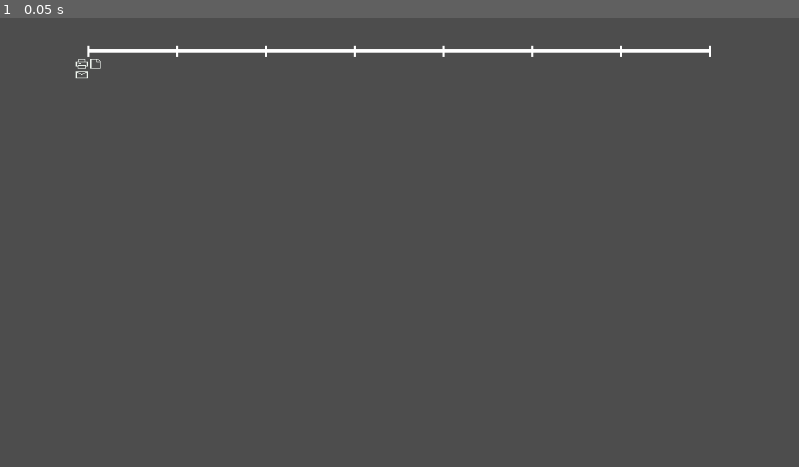
Above: before the commit, frame 1.
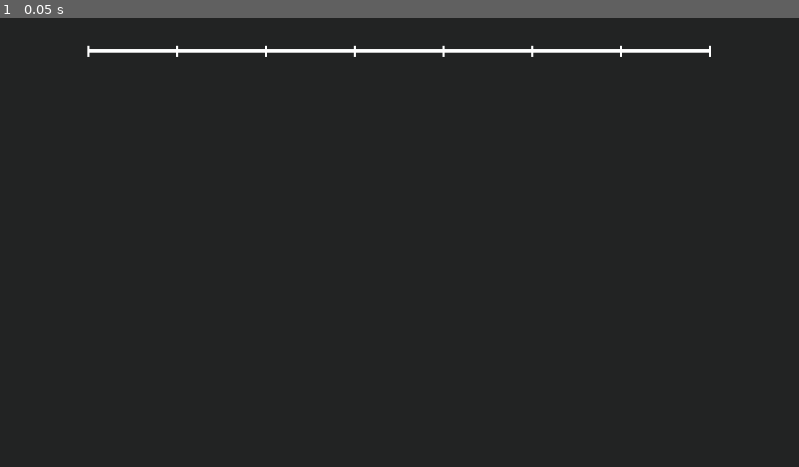
Above: after the commit, the same moment.

Repository: dch777/loopy-llc
Game: Godot game, scene res://ui/timeline.tscn
Two runs of this game, one before a commit and one after it. Both use one fixed random seed, a clock stepped at 60 frames per second and the inputs below. This scene is started directly instead of the project's main scene.
Inputs:
- Up to frame 1 (0.05 s): no input

The runs differ from the first frame. In frame 1, 99% of the frame differs, in the area x 0-100%, y 0-100%.

Commit message:
timeline and progress bar stuff

Diff:
--- /dev/null
+++ b/assets/sprites/task-0.tres
@@ -0,0 +1,7 @@
+[gd_resource type="AtlasTexture" load_steps=2 format=3 uid="uid://cjxqr5f7atlco"]
+
+[ext_resource type="Texture2D" uid="uid://d0obmp2hqs8q0" path="res://assets/sprites/taskicons.png" id="1_pmjqb"]
+
+[resource]
+atlas = ExtResource("1_pmjqb")
+region = Rect2(0, 0, 16, 16)
--- /dev/null
+++ b/assets/sprites/task-1.tres
@@ -0,0 +1,7 @@
+[gd_resource type="AtlasTexture" load_steps=2 format=3 uid="uid://xj28evdknbt"]
+
+[ext_resource type="Texture2D" uid="uid://d0obmp2hqs8q0" path="res://assets/sprites/taskicons.png" id="1_ukcrr"]
+
+[resource]
+atlas = ExtResource("1_ukcrr")
+region = Rect2(16, 0, 16, 16)
--- /dev/null
+++ b/assets/sprites/task-2.tres
@@ -0,0 +1,7 @@
+[gd_resource type="AtlasTexture" load_steps=2 format=3 uid="uid://bf1fl45von1vn"]
+
+[ext_resource type="Texture2D" uid="uid://d0obmp2hqs8q0" path="res://assets/sprites/taskicons.png" id="1_gff0x"]
+
+[resource]
+atlas = ExtResource("1_gff0x")
+region = Rect2(0, 16, 16, 16)
--- a/project.godot
+++ b/project.godot
@@ -41,3 +41,4 @@
 [rendering]
 
 textures/canvas_textures/default_texture_filter=0
+environment/defaults/default_clear_color=Color(0.133333, 0.137255, 0.137255, 1)
--- /dev/null
+++ b/scripts/timeline.gd
@@ -0,0 +1,33 @@
+extends Control
+
+@onready var task_icon_0 = load("res://assets/sprites/task-0.tres")
+@onready var task_icon_1 = load("res://assets/sprites/task-1.tres")
+@onready var task_icon_2 = load("res://assets/sprites/task-2.tres")
+
+# Called when the node enters the scene tree for the first time.
+func _ready() -> void:
+	#var schedule = {
+		#1: [0],
+		#2: [1],
+		#3: [],
+		#4: [],
+		#5: [2],
+		#6: [],
+		#7: [],
+		#8: [0, 1, 2]
+	#}
+	#add_tasks(schedule)
+	pass # Replace with function body.
+
+func add_tasks(schedule: Dictionary) -> void:
+	for i in range(1, 9):
+		for j in schedule[i]:
+			var icon = TextureRect.new()
+			if j == 0:
+				icon.texture = task_icon_0
+			elif j == 1:
+				icon.texture = task_icon_1
+			elif j == 2:
+				icon.texture = task_icon_2
+			var vbox_path = "Line2D/Hour%s/VBoxContainer" % i
+			get_node(vbox_path).add_child(icon)
--- /dev/null
+++ b/ui/status_bar.gdshader
@@ -0,0 +1,32 @@
+shader_type canvas_item;
+
+uniform vec4 happy_color : source_color = vec4(0.357, 0.702, 0.38, 1.0);
+uniform vec4 tired_color : source_color = vec4(0.969, 0.894, 0.463, 1.0);
+uniform vec4 angry_color : source_color = vec4(0.788, 0.141, 0.392, 1.0);
+
+uniform float happy_size = 0.7;
+uniform float tired_size = 0.2;
+uniform float angry_size = 0.1;
+
+void vertex() {
+	// Called for every vertex the material is visible on.
+}
+
+void fragment() {
+	vec2 uv = UV;
+
+	if (uv.x < happy_size) {
+		COLOR = happy_color;
+	}
+	else if (uv.x < happy_size + tired_size) {
+		COLOR = tired_color;
+	}
+	else {
+		COLOR = angry_color;
+	}
+}
+
+//void light() {
+//	// Called for every pixel for every light affecting the CanvasItem.
+//	// Uncomment to replace the default light processing function with this one.
+//}
--- /dev/null
+++ b/ui/status_bar.tscn
@@ -0,0 +1,27 @@
+[gd_scene load_steps=3 format=3 uid="uid://dejb3hh43hkyy"]
+
+[ext_resource type="Shader" uid="uid://d0runvjs0o6wk" path="res://ui/status_bar.gdshader" id="1_38lli"]
+
+[sub_resource type="ShaderMaterial" id="ShaderMaterial_38lli"]
+shader = ExtResource("1_38lli")
+shader_parameter/happy_color = Color(1, 1, 1, 1)
+shader_parameter/tired_color = Color(0.969, 0.894, 0.463, 1)
+shader_parameter/angry_color = Color(0.788, 0.141, 0.392, 1)
+shader_parameter/happy_size = 1.0
+shader_parameter/tired_size = 0.0
+shader_parameter/angry_size = 0.0
+
+[node name="StatusBar" type="Control"]
+layout_mode = 3
+anchors_preset = 15
+anchor_right = 1.0
+anchor_bottom = 1.0
+grow_horizontal = 2
+grow_vertical = 2
+
+[node name="ColorRect" type="ColorRect" parent="."]
+material = SubResource("ShaderMaterial_38lli")
+custom_minimum_size = Vector2(32, 4)
+layout_mode = 0
+offset_right = 32.0
+offset_bottom = 4.0
--- a/ui/timeline.tscn
+++ b/ui/timeline.tscn
@@ -1,39 +1,35 @@
 [gd_scene load_steps=2 format=3 uid="uid://cwxvi26mjynhv"]
 
-[ext_resource type="Texture2D" uid="uid://d0obmp2hqs8q0" path="res://assets/sprites/taskicons.png" id="1_gvr6b"]
+[ext_resource type="Script" uid="uid://bmnh8ito2dop4" path="res://scripts/timeline.gd" id="1_2a5mp"]
 
 [node name="Timeline" type="Control"]
 layout_mode = 3
 anchors_preset = 0
+script = ExtResource("1_2a5mp")
 
 [node name="Line2D" type="Line2D" parent="."]
 position = Vector2(0, 16)
 points = PackedVector2Array(128, 32, 1024, 32)
 width = 5.0
 
-[node name="Hour" type="Node2D" parent="Line2D"]
+[node name="Hour1" type="Node2D" parent="Line2D"]
 position = Vector2(128, 32)
 
-[node name="Line2D" type="Line2D" parent="Line2D/Hour"]
+[node name="Line2D" type="Line2D" parent="Line2D/Hour1"]
 points = PackedVector2Array(0, -8, 0, 8)
 width = 3.0
 
-[node name="VBoxContainer" type="VBoxContainer" parent="Line2D/Hour"]
-anchors_preset = 8
+[node name="VBoxContainer" type="VBoxContainer" parent="Line2D/Hour1"]
+custom_minimum_size = Vector2(16, 16)
+anchors_preset = 5
 anchor_left = 0.5
-anchor_top = 0.5
 anchor_right = 0.5
-anchor_bottom = 0.5
-offset_left = -20.0
-offset_top = 10.0
-offset_right = 20.0
-offset_bottom = 50.0
+offset_left = -12.0
+offset_top = 11.0
+offset_right = 4.0
+offset_bottom = 27.0
 grow_horizontal = 2
-grow_vertical = 2
-
-[node name="TextureRect" type="TextureRect" parent="Line2D/Hour/VBoxContainer"]
-layout_mode = 2
-texture = ExtResource("1_gvr6b")
+scale = Vector2(1.5, 1.5)
 
 [node name="Hour2" type="Node2D" parent="Line2D"]
 position = Vector2(256, 32)
@@ -43,17 +39,16 @@
 width = 3.0
 
 [node name="VBoxContainer" type="VBoxContainer" parent="Line2D/Hour2"]
-anchors_preset = 8
+custom_minimum_size = Vector2(16, 16)
+anchors_preset = 5
 anchor_left = 0.5
-anchor_top = 0.5
 anchor_right = 0.5
-anchor_bottom = 0.5
-offset_left = -20.0
-offset_top = 10.0
-offset_right = 20.0
-offset_bottom = 50.0
+offset_left = -12.0
+offset_top = 11.0
+offset_right = 4.0
+offset_bottom = 27.0
 grow_horizontal = 2
-grow_vertical = 2
+scale = Vector2(1.5, 1.5)
 
 [node name="Hour3" type="Node2D" parent="Line2D"]
 position = Vector2(384, 32)
@@ -63,17 +58,16 @@
 width = 3.0
 
 [node name="VBoxContainer" type="VBoxContainer" parent="Line2D/Hour3"]
-anchors_preset = 8
+custom_minimum_size = Vector2(16, 16)
+anchors_preset = 5
 anchor_left = 0.5
-anchor_top = 0.5
 anchor_right = 0.5
-anchor_bottom = 0.5
-offset_left = -20.0
-offset_top = 10.0
-offset_right = 20.0
-offset_bottom = 50.0
+offset_left = -12.0
+offset_top = 11.0
+offset_right = 4.0
+offset_bottom = 27.0
 grow_horizontal = 2
-grow_vertical = 2
+scale = Vector2(1.5, 1.5)
 
 [node name="Hour4" type="Node2D" parent="Line2D"]
 position = Vector2(512, 32)
@@ -83,17 +77,16 @@
 width = 3.0
 
 [node name="VBoxContainer" type="VBoxContainer" parent="Line2D/Hour4"]
-anchors_preset = 8
+custom_minimum_size = Vector2(16, 16)
+anchors_preset = 5
 anchor_left = 0.5
-anchor_top = 0.5
 anchor_right = 0.5
-anchor_bottom = 0.5
-offset_left = -20.0
-offset_top = 10.0
-offset_right = 20.0
-offset_bottom = 50.0
+offset_left = -12.0
+offset_top = 11.0
+offset_right = 4.0
+offset_bottom = 27.0
 grow_horizontal = 2
-grow_vertical = 2
+scale = Vector2(1.5, 1.5)
 
 [node name="Hour5" type="Node2D" parent="Line2D"]
 position = Vector2(640, 32)
@@ -103,17 +96,16 @@
 width = 3.0
 
 [node name="VBoxContainer" type="VBoxContainer" parent="Line2D/Hour5"]
-anchors_preset = 8
+custom_minimum_size = Vector2(16, 16)
+anchors_preset = 5
 anchor_left = 0.5
-anchor_top = 0.5
 anchor_right = 0.5
-anchor_bottom = 0.5
-offset_left = -20.0
-offset_top = 10.0
-offset_right = 20.0
-offset_bottom = 50.0
+offset_left = -12.0
+offset_top = 11.0
+offset_right = 4.0
+offset_bottom = 27.0
 grow_horizontal = 2
-grow_vertical = 2
+scale = Vector2(1.5, 1.5)
 
 [node name="Hour6" type="Node2D" parent="Line2D"]
 position = Vector2(768, 32)
@@ -123,17 +115,16 @@
 width = 3.0
 
 [node name="VBoxContainer" type="VBoxContainer" parent="Line2D/Hour6"]
-anchors_preset = 8
+custom_minimum_size = Vector2(16, 16)
+anchors_preset = 5
 anchor_left = 0.5
-anchor_top = 0.5
 anchor_right = 0.5
-anchor_bottom = 0.5
-offset_left = -20.0
-offset_top = 10.0
-offset_right = 20.0
-offset_bottom = 50.0
+offset_left = -12.0
+offset_top = 11.0
+offset_right = 4.0
+offset_bottom = 27.0
 grow_horizontal = 2
-grow_vertical = 2
+scale = Vector2(1.5, 1.5)
 
 [node name="Hour7" type="Node2D" parent="Line2D"]
 position = Vector2(896, 32)
@@ -143,17 +134,16 @@
 width = 3.0
 
 [node name="VBoxContainer" type="VBoxContainer" parent="Line2D/Hour7"]
-anchors_preset = 8
+custom_minimum_size = Vector2(16, 16)
+anchors_preset = 5
 anchor_left = 0.5
-anchor_top = 0.5
 anchor_right = 0.5
-anchor_bottom = 0.5
-offset_left = -20.0
-offset_top = 10.0
-offset_right = 20.0
-offset_bottom = 50.0
+offset_left = -12.0
+offset_top = 11.0
+offset_right = 4.0
+offset_bottom = 27.0
 grow_horizontal = 2
-grow_vertical = 2
+scale = Vector2(1.5, 1.5)
 
 [node name="Hour8" type="Node2D" parent="Line2D"]
 position = Vector2(1024, 32)
@@ -163,14 +153,13 @@
 width = 3.0
 
 [node name="VBoxContainer" type="VBoxContainer" parent="Line2D/Hour8"]
-anchors_preset = 8
+custom_minimum_size = Vector2(16, 16)
+anchors_preset = 5
 anchor_left = 0.5
-anchor_top = 0.5
 anchor_right = 0.5
-anchor_bottom = 0.5
-offset_left = -20.0
-offset_top = 10.0
-offset_right = 20.0
-offset_bottom = 50.0
+offset_left = -12.0
+offset_top = 11.0
+offset_right = 4.0
+offset_bottom = 27.0
 grow_horizontal = 2
-grow_vertical = 2
+scale = Vector2(1.5, 1.5)
Not shown, added: scripts/timeline.gd.uid
Not shown, added: ui/status_bar.gdshader.uid
